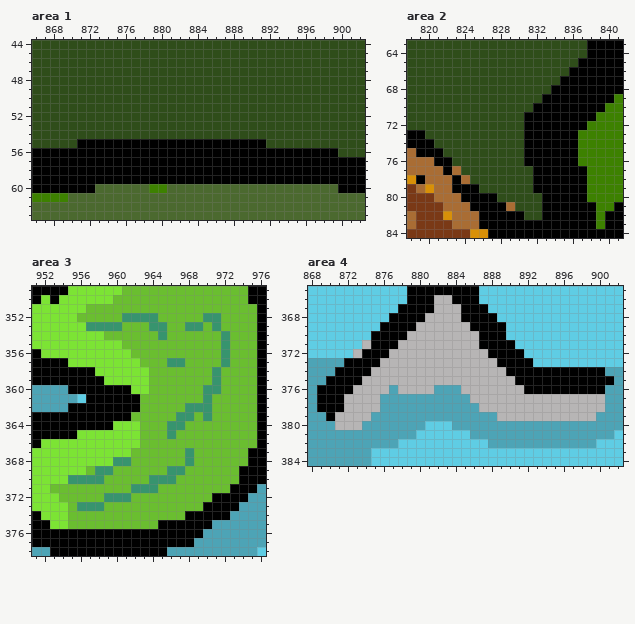
A pixel-art file gets an edit: Arte/Escenarios/junglaN.aseprite. Above, as it was before the edit.
1024x512 pixels, 1 frame. Colours within 5 levels of each other are drawn and written as one. Shown: area 1: x 866..902, y 44..63; area 2: x 818..841, y 63..84; area 3: x 951..976, y 349..378; area 4: x 868..902, y 365..384. The commit also changed other parts of the picture, which this record leaves out.
Once edited:
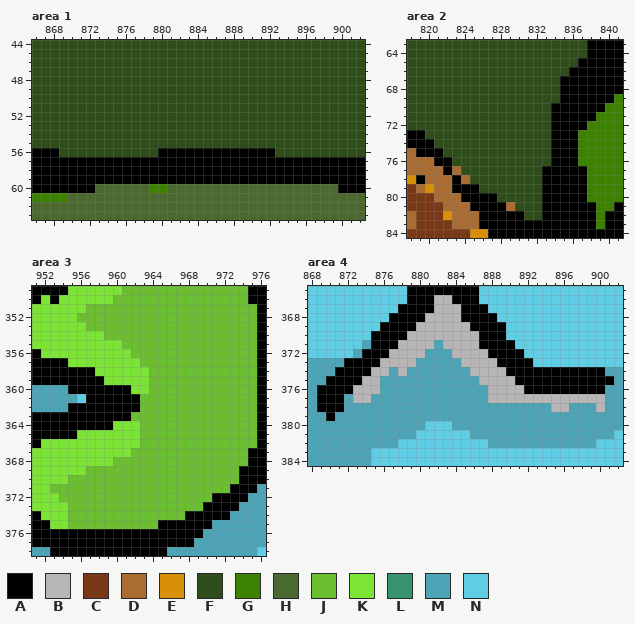
Palette (. is transparent): A #000000  B #b7b5b5  C #7a3916  D #a96d34  E #d89008  F #2f4d1a  G #3d8100  H #4b692f  J #6abe30  K #7ce434  L #37946e  M #4da4b6  N #5fcde4
Edits made:
Area 1, layer "Layer 1":
Colour A gives way to colour F in row 55 at x 871 to 891; in row 56 at x 869 to 879 and 893 to 899.
Area 2, layer "Layer 1":
Colour A gives way to colour F in row 68 at x 834; in row 69 at x 833 to 834; in row 70 at x 832 to 833; in rows 71 to 76 at x 831 to 833; in rows 77 to 79 at x 832.
Area 3, layer "Caseta":
Colour L gives way to colour J in row 352 at x 961 to 964 and 970 to 971; in row 353 at x 957 to 960, 964 to 965, 968 to 969 and 971; in row 354 at x 965 and 972; in rows 355 to 356 at x 972; in row 357 at x 966 to 967 and 972; in rows 358 to 359 at x 971.
Colour L gives way to colour J in row 360 at x 970 to 971; in row 361 at x 970; in row 362 at x 968 to 970; in row 363 at x 967 to 968 and 970; in row 364 at x 966 to 967; in row 365 at x 966.
Colour L gives way to colour J in row 367 at x 968; in row 368 at x 960 to 961 and 968; in row 369 at x 958 to 959 and 966 to 967; in row 370 at x 955 to 958 and 964 to 966; in row 371 at x 962 to 964; in row 372 at x 959 to 961.
Colour L gives way to colour J in row 373 at x 956 to 958.
Area 4, layer "Caseta":
Colour B gives way to colour M in row 371 at x 874 and 882; in row 372 at x 873 and 881 to 883; in row 373 at x 880 to 884; in row 374 at x 877 and 879 to 885; in row 375 at x 876 to 886; in row 376 at x 876, 878 to 881 and 885 to 887.
Colour B gives way to colour M in row 377 at x 872, 875 and 886 to 887; in row 378 at x 872 to 875, 887 to 894 and 897 to 899; in row 379 at x 871 to 874 and 889 to 899; in row 380 at x 871 to 873.
Where, in picture pixels (left, top, right, bottom), the same in both pictures:
changed: (59, 139, 338, 157)
changed: (524, 85, 560, 193)
changed: (68, 313, 230, 511)
changed: (335, 340, 596, 430)
